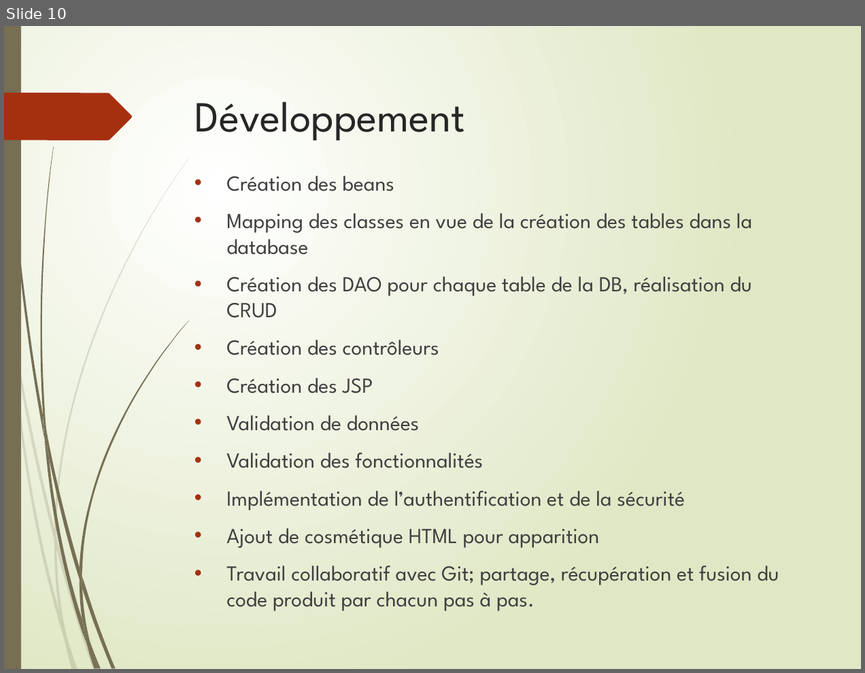
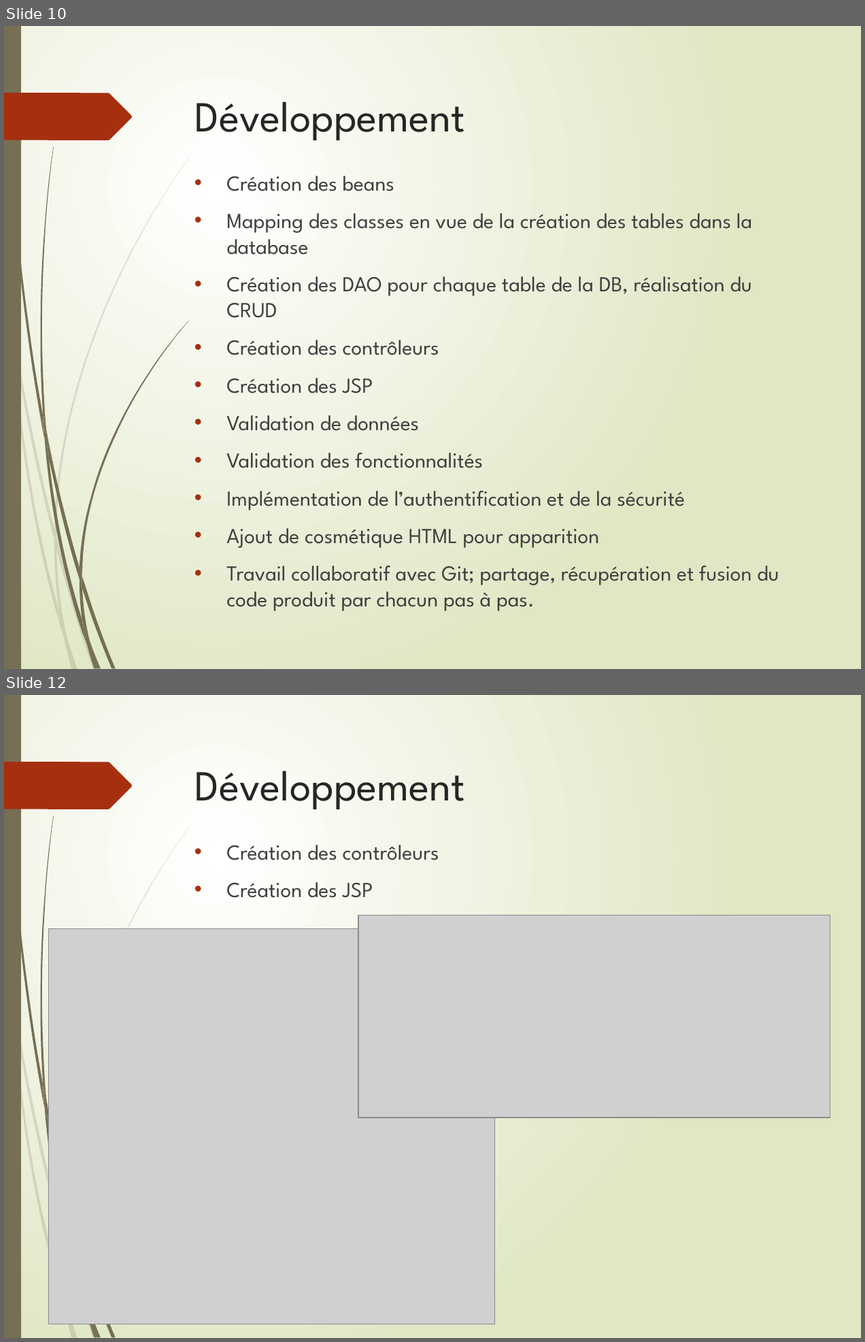
Before and after one commit to LudoRoot/WeBet_JBL, a slide deck: Présentation/Présentation WeBet_JBL.pptx. Shown one above the other, each under a label of ours: slide 10 before the commit, slides 10 and 12 after it; the slides between them are not shown. The pictures are 865x673 and 865x1342 pixels, drawn with LibreOffice and Linux fonts; fonts in the diff are those of the drawing; grey boxes stand for pictures. Boxes give left, top, right and bottom in pixels: in the first picture for what was removed or moved away, otherwise in the second. Text is boxed around its words. In the diff, an @@ line names an element or a change of style, - is before the commit and + after.

```diff
--- a/Présentation/Présentation WeBet_JBL.pptx
+++ b/Présentation/Présentation WeBet_JBL.pptx
@@ slide 12 added at box(4, 695, 861, 1338), background gradient #FFFFFF to #DFE8C4; not listed: 19 template elements that a slide beside it also shows @@
@@ title added at box(195, 770, 466, 809), 36 pt, text #262626 @@
+Développement
@@ text added at box(226, 845, 439, 898), 18 pt, text #404040 @@
+• Création des contrôleurs
+• Création des JSP
@@ picture added at box(358, 915, 829, 1117) @@
@@ picture added at box(49, 929, 495, 1324) @@
```
Also in this commit, not shown: 11 slides changed, 3 other slides added, 1 slide removed, 5 other files.
